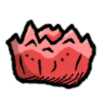
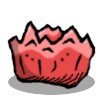
Layered file, before and after one edit (100 x 100). Changes by layer:
painted on "flower_bor" over <box>5,18,97,91</box>
painted on "flower_ass" over <box>8,22,95,87</box>
showed "shadow" over <box>8,69,95,95</box>
